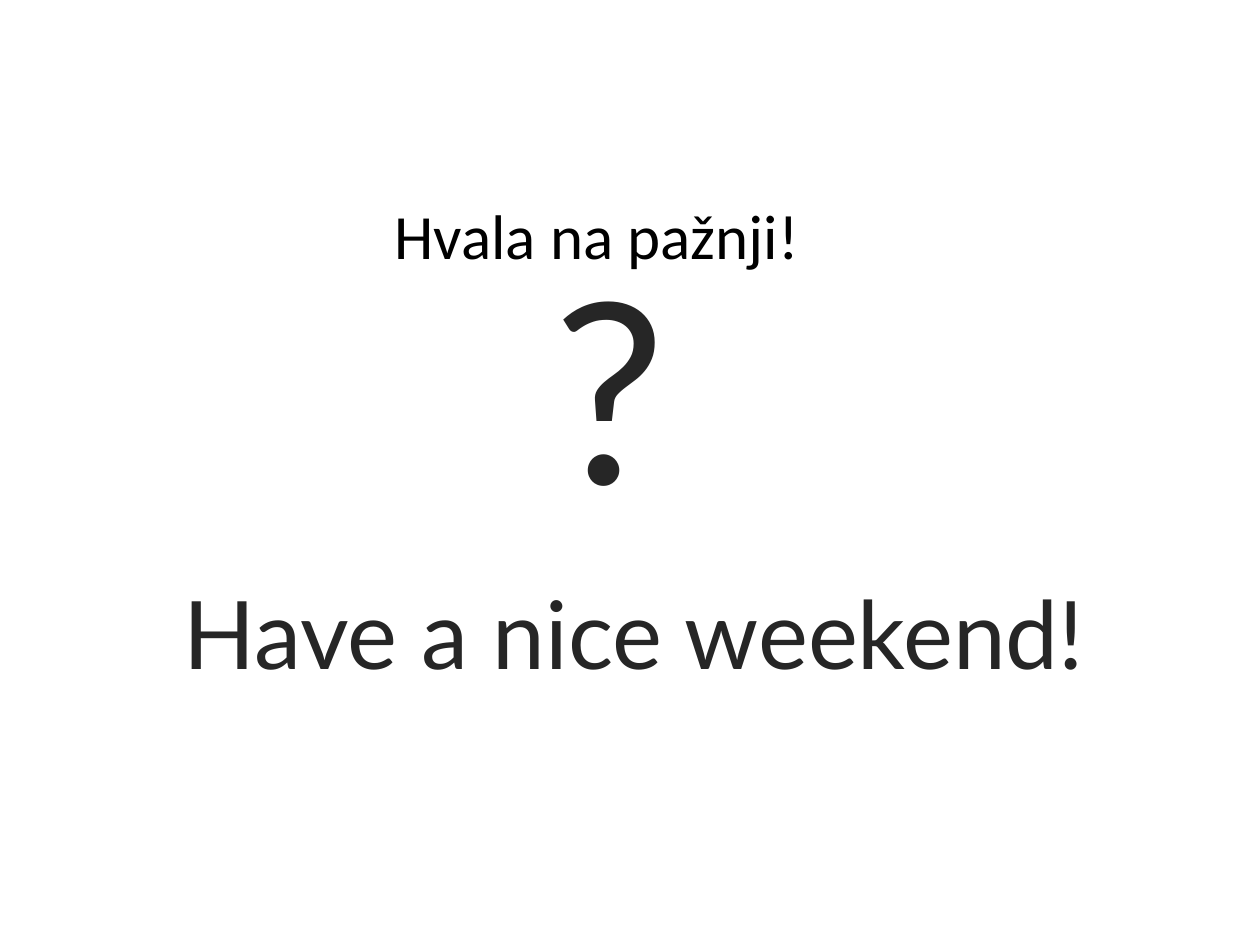
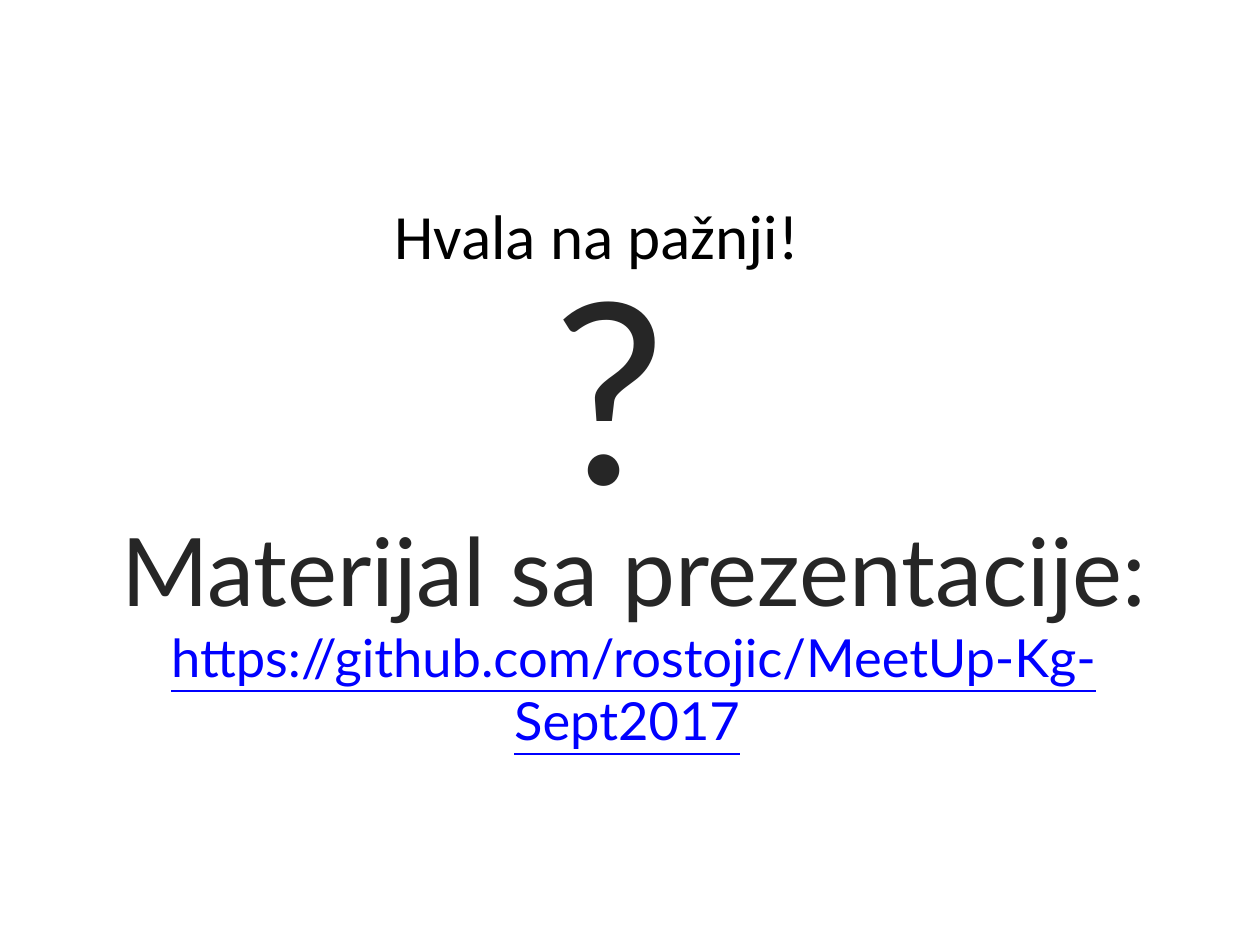
Before and after one commit to rostojic/MeetUp-Kg-Sept2017, a slide deck: slide 23 of CT-ShrePoint FrameWork - Tarabica 2017 - Main.pptx (slide 25 before the commit). Drawn at 1260x945 pixels with LibreOffice and Linux fonts; fonts in the diff are those of the drawing; background and template pictures are left out. Boxes give left, top, right and bottom in pixels: in the first picture for what was removed or moved away, otherwise in the second. Text is boxed around its words. In the diff, an @@ line names an element or a change of style, - is before the commit and + after.

```diff
--- a/CT-ShrePoint FrameWork - Tarabica 2017 - Main.pptx
+++ b/CT-ShrePoint FrameWork - Tarabica 2017 - Main.pptx
@@ text at box(121, 536, 1147, 687): text changed; size 54 to 30 pt; text colour #262626 to #0000FF @@
-Have a nice weekend!
+Materijal sa prezentacije:
+https://github.com/rostojic/MeetUp-Kg-Sept2017
```
Also in this commit, not shown: 9 other slides changed, 2 slides removed, 23 other files.
